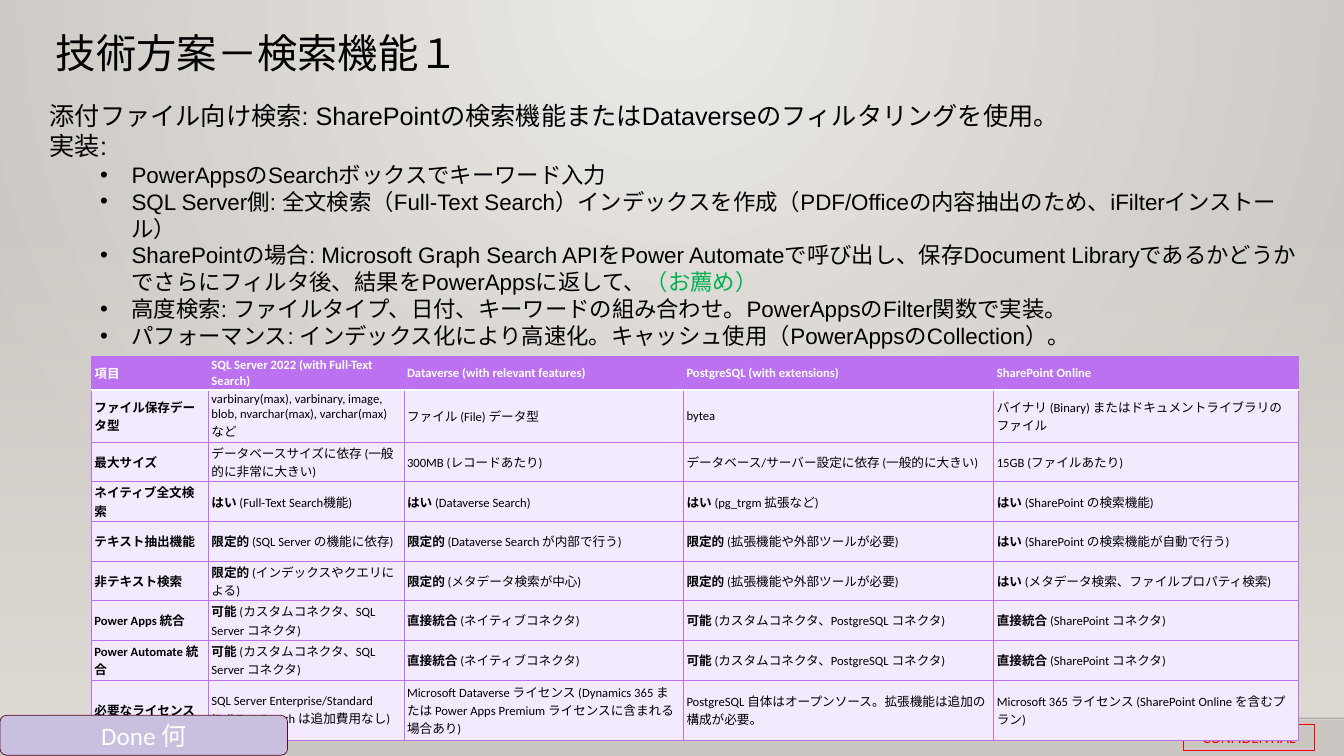
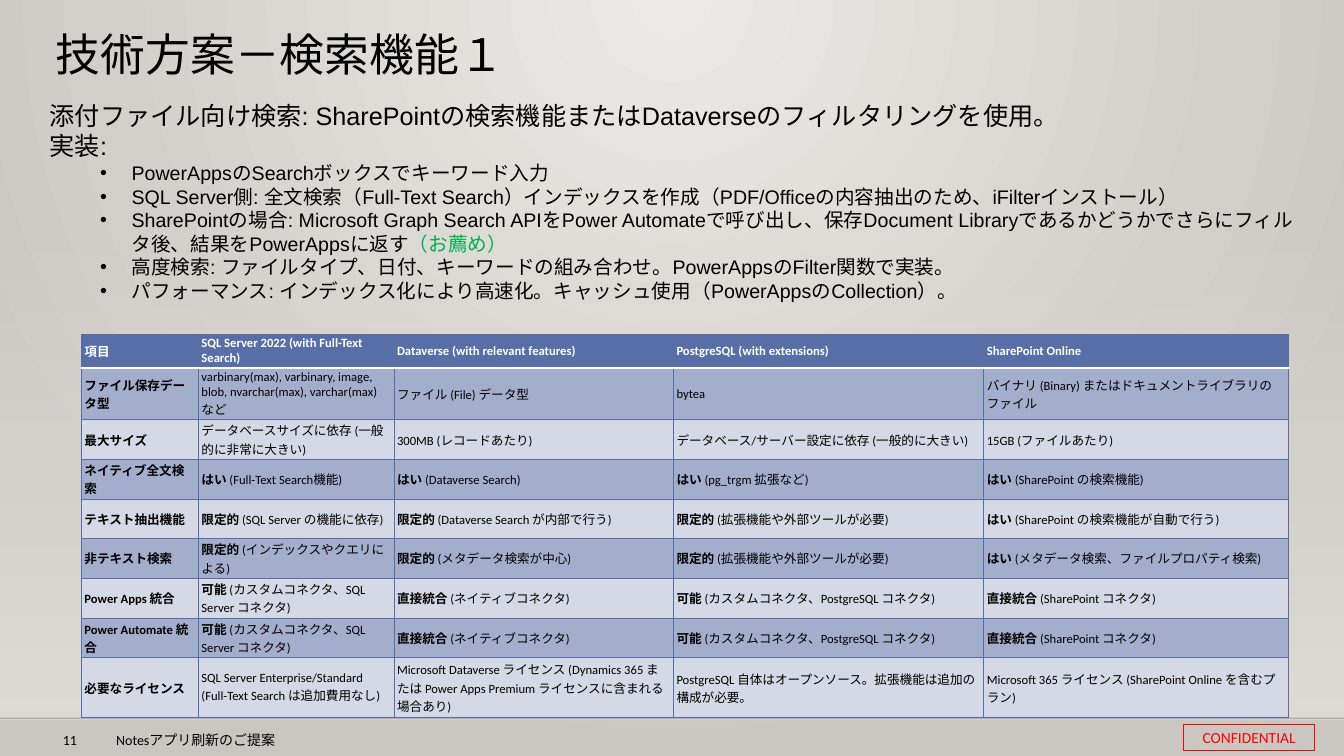
Before and after one commit to 0494938/Notes--CMS-Online, a slide deck: slide 11 of Notesアプリ刷新プロジェクト提案見積もり.pptx. Drawn at 1344x756 pixels with LibreOffice and Linux fonts; fonts in the diff are those of the drawing; background and template pictures are left out. Boxes give left, top, right and bottom in pixels: in the first picture for what was removed or moved away, otherwise in the second. Text is boxed around its words. In the diff, an @@ line names an element or a change of style, - is before the commit and + after.

```diff
--- a/Notesアプリ刷新プロジェクト提案見積もり.pptx
+++ b/Notesアプリ刷新プロジェクト提案見積もり.pptx
@@ title "技術方案－検索機能１" at (56, 33, 504, 75): size 28.8 to 32 pt @@
@@ text at (132, 165, 1178, 302): size 16 to 14 pt in "PowerAppsのSearchボックスでキーワード入力", "SQL Server側: 全文検索（Full-Text Search）インデックスを作成（PDF/Officeの内容抽出 ...", "高度検索: ファイルタイプ、日付、キーワードの組み合わせ。PowerAppsのFilter関数で実装。", "パフォーマンス: インデックス化により高速化。キャッシュ使用（PowerAppsのCollection）。" @@
@@ text at (132, 212, 953, 255): text changed; size 16 to 14 pt @@
-  • SharePointの場合: Microsoft Graph Search APIをPower Automateで呼び出し、保存Document Libraryであるかどうかでさらにフィルタ後、結果をPowerAppsに返して、（お薦め）
+  • SharePointの場合: Microsoft Graph Search APIをPower Automateで呼び出し、保存Document Libraryであるかどうかでさらにフィルタ後、結果をPowerAppsに返す（お薦め）
@@ table at (82, 334, 1289, 717) @@
@@ fill #BC72F0 to #586EA6 in row 1 @@
@@ fill none to #586EA6 at 40% opacity in 20 cells @@
@@ borders changed @@
@@ table: place and size @@
-table at (92, 357, 1299, 739)
+table at (82, 334, 1289, 717)
@@ rounded rectangle removed at (0, 716, 287, 756) @@
-Done 何
@@ page number added at (63, 736, 77, 745), 10 pt, text #000000 @@
+11
@@ text added at (116, 733, 275, 746), 10 pt, text #000000 @@
+Notesアプリ刷新のご提案
```
Also in this commit, not shown: 26 other slides changed, 1 slide added, 19 slides removed, 2 other files.
